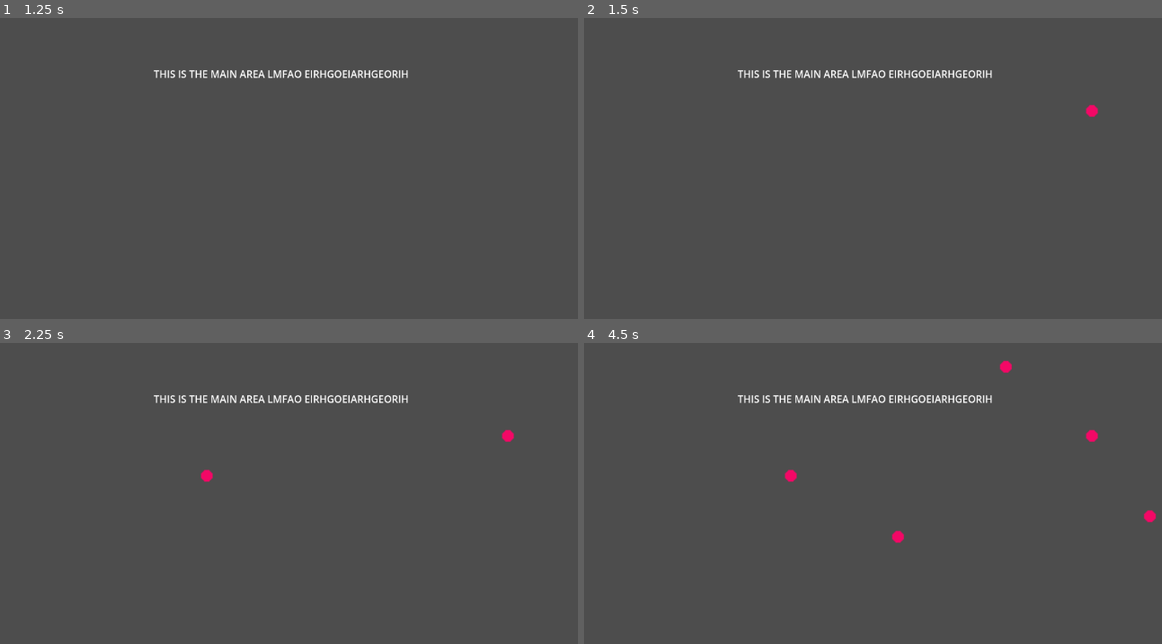
Above: before the commit, frames 1-4 (two rows, left to right).
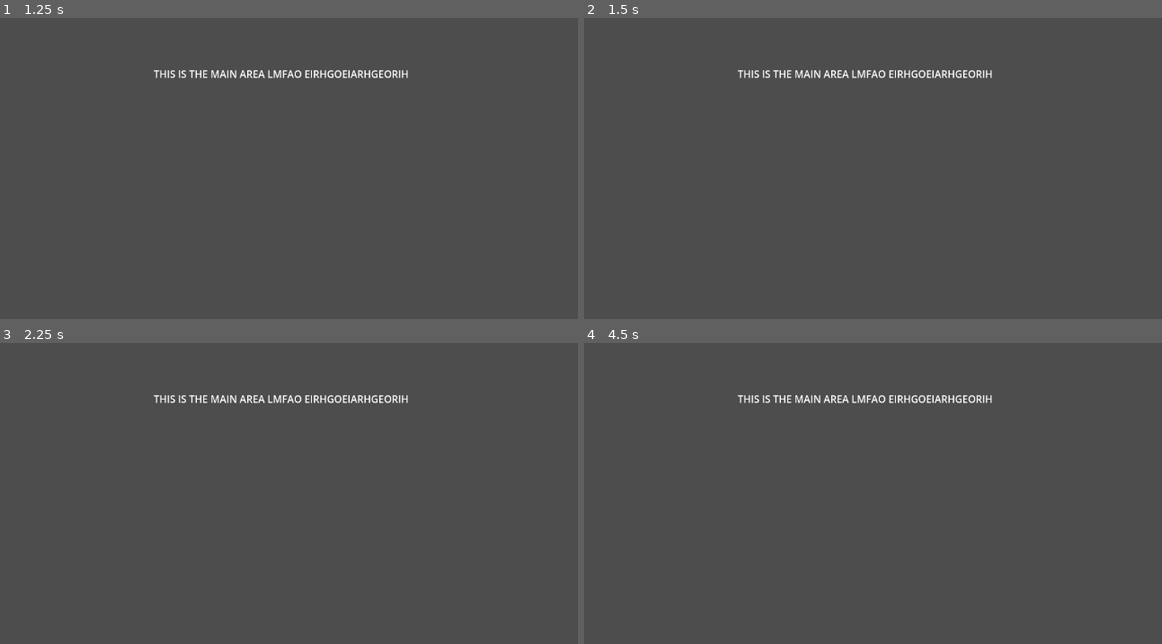
Above: after the commit, the same moments.

Repository: Alpha-Hotel/GameJamJan24
Game: Godot game, scene res://Scenes/menu.tscn
Two runs of this game, one before a commit and one after it. Both use one fixed random seed, a clock stepped at 60 frames per second and the inputs below.
Inputs (mouse positions are in pixels of both pictures, inside the frame that each line leads up to):
- Up to frame 1 (1.25 s): click "Start" at 0.5 s
- Up to frame 2 (1.5 s): tap Enter at 1.25 s; move the mouse to (1092, 111) at 1.27 s; click (1092, 111) at 1.35 s
- Up to frame 3 (2.25 s): tap Space at 2 s; move the mouse to (208, 475) at 2.02 s; click (208, 475) at 2.1 s
- Up to frame 4 (4.5 s): tap Enter at 2.75, 4.25 s; move the mouse to (1005, 367) at 2.77 s; click (1005, 367) at 2.85 s; tap Space at 3.5 s; move the mouse to (896, 535) at 3.52 s; click (896, 535) at 3.6 s; move the mouse to (1150, 517) at 4.27 s; click (1150, 517) at 4.35 s

Frame 1 is identical in both runs. In frame 2, less than 0.1% of the frame differs, in the area x 86-89%, y 28-33%; in frame 3, 0.1%; in frame 4, 0.4%, in the area x 34-100%, y 5-67%.
Error after the commit: Parse Error: Expected initializer after constant name. (res://Scenes/node.gd:7)

Commit message:
init voronai

Diff:
--- a/Scenes/node.gd
+++ b/Scenes/node.gd
@@ -4,7 +4,7 @@
 
 # Called when the node enters the scene tree for the first time.
 func _ready():
-
+	const voronai_vertices
 	pass # Replace with function body.
 
 
--- /dev/null
+++ b/Scenes/voronai.gdshader
@@ -0,0 +1,15 @@
+shader_type canvas_item;
+
+void vertex() {
+	// Called for every vertex the material is visible on.
+}
+
+void fragment() {
+	// Called for every pixel the material is visible on.
+
+}
+
+//void light() {
+	// Called for every pixel for every light affecting the material.
+	// Uncomment to replace the default light processing function with this one.
+//}
Not shown, changed: Frames/node.png.import
